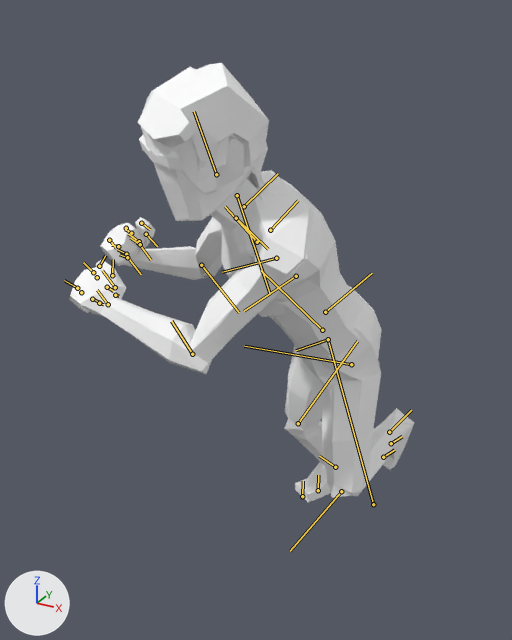
What one commit did to the FBX model Flag Fights/Assets/Animations/New/FlagRun.fbx.
Before and after are seen from a 50 mm lens placed at (0.757, -1.82, 1.723), pointed at (-0.229, -0.029, 0.828). The lights are fixed; the arrows at lower left show +X, +Y and +Z. The first picture is the older version. Both versions are drawn at frame 37 of the action 'mixamo.com'; the numbers are the values there. The bones that change, and the others that lie on the model, are drawn over the model as lines.

Objects in the first picture: 'Character_Female_Face_01', 'Character_Hair_Female_01', 'Character_Hair_Male_01', 'Character_Male_Face_01'.
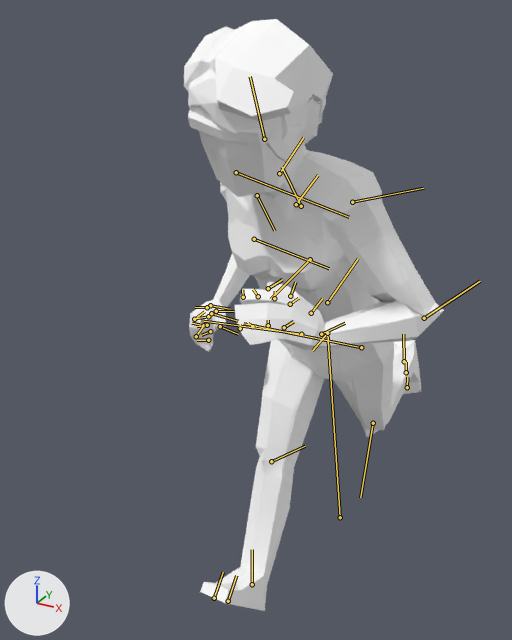
Where the change shows, as pixel boxes (x1, y1, x2, y2) in the pictures (512 x 640 px):
'Character_Male_Face_01', posed (26% narrower, 39% taller)
    before: (70, 135, 414, 502)
    after: (188, 100, 444, 611)
'Character_Female_Face_01', posed (34% narrower, 42% taller)
    before: (79, 138, 414, 497)
    after: (200, 98, 422, 609)
'Character_Hair_Male_01', posed (14% wider, 13% taller)
    before: (138, 63, 269, 172)
    after: (184, 19, 333, 142)
'Character_Hair_Female_01', posed
    before: (141, 127, 269, 195)
    after: (188, 69, 326, 164)
bone 'Root', root to tip
    before: (373, 504) to (328, 339)
    after: (340, 517) to (327, 333)
bone 'Spine_01', root to tip
    before: (325, 312) to (372, 273)
    after: (327, 302) to (358, 258)
bone 'Spine_02', root to tip
    before: (296, 276) to (244, 311)
    after: (310, 259) to (270, 299)
bone 'Spine_03', root to tip
    before: (270, 230) to (298, 200)
    after: (296, 204) to (318, 175)
bone 'Neck', root to tip
    before: (244, 206) to (278, 173)
    after: (279, 173) to (303, 137)
bone 'Head', root to tip
    before: (216, 174) to (194, 111)
    after: (264, 139) to (250, 76)
bone 'Clavicle_L', root to tip
    before: (257, 242) to (225, 206)
    after: (301, 206) to (282, 167)
bone 'Shoulder_L', root to tip
    before: (276, 258) to (222, 272)
    after: (352, 202) to (423, 188)
bone 'Elbow_L', root to tip
    before: (192, 354) to (171, 321)
    after: (424, 318) to (480, 281)
bone 'Hand_L', root to tip
    before: (108, 304) to (97, 290)
    after: (321, 334) to (345, 323)
bone 'Thumb_01', root to tip
    before: (115, 287) to (102, 270)
    after: (311, 313) to (322, 298)
bone 'Thumb_02', root to tip
    before: (112, 275) to (113, 259)
    after: (290, 296) to (295, 282)
bone 'IndexFinger_01', root to tip
    before: (93, 272) to (83, 262)
    after: (290, 304) to (298, 298)
bone 'IndexFinger_02', root to tip
    before: (97, 277) to (98, 278)
    after: (274, 298) to (275, 291)
bone 'IndexFinger_03', root to tip
    before: (107, 287) to (113, 291)
    after: (258, 296) to (253, 289)
bone 'Finger_01', root to tip
    before: (77, 288) to (64, 280)
    after: (284, 327) to (293, 321)
bone 'Finger_02', root to tip
    before: (81, 292) to (80, 291)
    after: (268, 325) to (268, 320)
bone 'Finger_03', root to tip
    before: (92, 299) to (99, 302)
    after: (252, 326) to (248, 323)
bone 'Clavicle_R', root to tip
    before: (236, 218) to (268, 249)
    after: (257, 195) to (274, 230)
bone 'Shoulder_R', root to tip
    before: (237, 195) to (270, 294)
    after: (236, 172) to (349, 217)
bone 'Elbow_R', root to tip
    before: (201, 265) to (239, 312)
    after: (254, 239) to (329, 268)
bone 'Hand_R', root to tip
    before: (125, 254) to (141, 274)
    after: (211, 313) to (238, 321)
bone 'Thumb_011', root to tip
    before: (138, 243) to (151, 260)
    after: (210, 305) to (230, 309)
bone 'Thumb_021', root to tip
    before: (146, 234) to (157, 246)
    after: (216, 311) to (234, 311)
bone 'IndexFinger_021', root to tip
    before: (131, 233) to (125, 229)
    after: (203, 325) to (192, 323)
bone 'IndexFinger_031', root to tip
    before: (139, 241) to (128, 234)
    after: (208, 316) to (196, 318)
bone 'Finger_011', root to tip
    before: (109, 240) to (116, 248)
    after: (196, 336) to (202, 327)
bone 'Finger_021', root to tip
    before: (118, 246) to (112, 245)
    after: (208, 340) to (197, 340)
bone 'Finger_031', root to tip
    before: (126, 254) to (117, 249)
    after: (210, 331) to (201, 335)
bone 'UpperLeg_R', root to tip
    before: (322, 330) to (261, 270)
    after: (301, 334) to (200, 320)
bone 'LowerLeg_R', root to tip
    before: (298, 423) to (357, 341)
    after: (271, 461) to (305, 446)
bone 'Ankle_R', root to tip
    before: (335, 467) to (319, 456)
    after: (252, 584) to (252, 549)
bone 'Ball_R', root to tip
    before: (318, 490) to (318, 475)
    after: (228, 601) to (236, 575)
bone 'UpperLeg_L', root to tip
    before: (351, 364) to (244, 346)
    after: (361, 347) to (243, 323)
bone 'LowerLeg_L', root to tip
    before: (341, 491) to (290, 551)
    after: (373, 423) to (360, 497)
bone 'Ankle_L', root to tip
    before: (389, 432) to (411, 410)
    after: (404, 361) to (403, 334)

The edits, one by one:
Bone 'Root' (bone_root) moves from (8.4, -2.6, -34.5) to (0.5, -1.4, -19.7).
Bone 'Root' (bone_root) turns from (28, -39, -12) to (15, 0, 0) degrees about its own x, y and z.
Bone 'Spine_01' (bone_spine_01) turns from (0, 1, -15) to (-9, -7, -13) degrees about its own x, y and z.
Bone 'Spine_02' (bone_spine_02) turns from (0, 0, 3) to (-2, 1, 2) degrees about its own x, y and z.
Bone 'Spine_03' (bone_spine_03) turns from (0, 0, -3) to (-2, -1, -2) degrees about its own x, y and z.
Bone 'Neck' (bone_neck) turns from (4, -1, 11) to (2, 9, 3) degrees about its own x, y and z.
Bone 'Head' (bone_head) turns from (-11, 4, 1) to (-1, 2, -1) degrees about its own x, y and z.
Bone 'Clavicle_L' (bone_clavicle_l) turns from (-6, -23, 9) to (5, -7, 0) degrees about its own x, y and z.
Bone 'Shoulder_L' (bone_shoulder_l) turns from (-7, -73, -43) to (6, -11, -53) degrees about its own x, y and z.
Bone 'Elbow_L' (bone_elbow_l) turns from (30, -68, -4) to (24, -113, -7) degrees about its own x, y and z.
Bone 'Hand_L' (bone_hand_l) turns from (4, -22, -5) to (-3, -34, 21) degrees about its own x, y and z.
Bone 'Thumb_01' (bone_thumb_01) turns from (-14, 12, -18) to (1, 8, -5) degrees about its own x, y and z.
Bone 'Thumb_02' (bone_thumb_02) turns from (30, 12, 41) to (-2, 6, 5) degrees about its own x, y and z.
Bone 'IndexFinger_01' (bone_indexfinger_01) turns from (-12, 1, -79) to (-2, 15, -4) degrees about its own x, y and z.
Bone 'IndexFinger_02' (bone_indexfinger_02) turns from (8, -4, -62) to (0, -1, -15) degrees about its own x, y and z.
Bone 'IndexFinger_03' (bone_indexfinger_03) turns from (6, -3, -23) to (1, -2, -12) degrees about its own x, y and z.
Bone 'Finger_01' (bone_finger_01) turns from (-14, -1, -73) to (0, 16, 2) degrees about its own x, y and z.
Bone 'Finger_02' (bone_finger_02) turns from (6, -2, -59) to (-1, 2, -24) degrees about its own x, y and z.
Bone 'Finger_03' (bone_finger_03) turns from (12, -5, -43) to (2, -8, -8) degrees about its own x, y and z.
Bone 'Clavicle_R' (bone_clavicle_r) turns from (7, -8, -10) to (1, -3, 4) degrees about its own x, y and z.
Bone 'Shoulder_R' (bone_shoulder_r) turns from (-37, -39, -29) to (2, 3, -68) degrees about its own x, y and z.
Bone 'Elbow_R' (bone_elbow_r) turns from (-20, -98, -8) to (-11, -76, 0) degrees about its own x, y and z.
Bone 'Hand_R' (bone_hand_r) turns from (16, -55, -28) to (6, -50, -14) degrees about its own x, y and z.
Bone 'Thumb_011' (bone_thumb_011) turns from (-18, 11, -15) to (-8, 12, -32) degrees about its own x, y and z.
Bone 'Thumb_021' (bone_thumb_021) turns from (5, 7, 41) to (-2, 22, 11) degrees about its own x, y and z.
Bone 'IndexFinger_021' (bone_indexfinger_021) turns from (9, -3, -79) to (2, 0, -104) degrees about its own x, y and z.
Bone 'IndexFinger_031' (bone_indexfinger_031) turns from (7, -3, -37) to (1, -2, -23) degrees about its own x, y and z.
Bone 'Finger_011' (bone_finger_011) turns from (-8, -11, -76) to (-14, 0, -83) degrees about its own x, y and z.
Bone 'Finger_021' (bone_finger_021) turns from (6, -2, -67) to (0, -2, -105) degrees about its own x, y and z.
Bone 'Finger_031' (bone_finger_031) turns from (11, -6, -33) to (4, -7, -22) degrees about its own x, y and z.
Bone 'UpperLeg_R' (bone_upperleg_r) turns from (-7, 26, 1) to (5, 50, -7) degrees about its own x, y and z.
Bone 'LowerLeg_R' (bone_lowerleg_r) turns from (-8, -6, 37) to (-4, 2, 9) degrees about its own x, y and z.
Bone 'Ankle_R' (bone_ankle_r) turns from (8, 3, 21) to (2, -7, 16) degrees about its own x, y and z.
Bone 'Ball_R' (bone_ball_r) turns from (0, 0, 13) to (0, 0, 0) degrees about its own x, y and z.
Bone 'UpperLeg_L' (bone_upperleg_l) turns from (43, 28, 24) to (1, -11, -2) degrees about its own x, y and z.
Bone 'LowerLeg_L' (bone_lowerleg_l) turns from (-37, -11, 106) to (-2, -10, 71) degrees about its own x, y and z.
Bone 'Ankle_L' (bone_ankle_l) turns from (-11, -8, -6) to (14, 6, -3) degrees about its own x, y and z.
